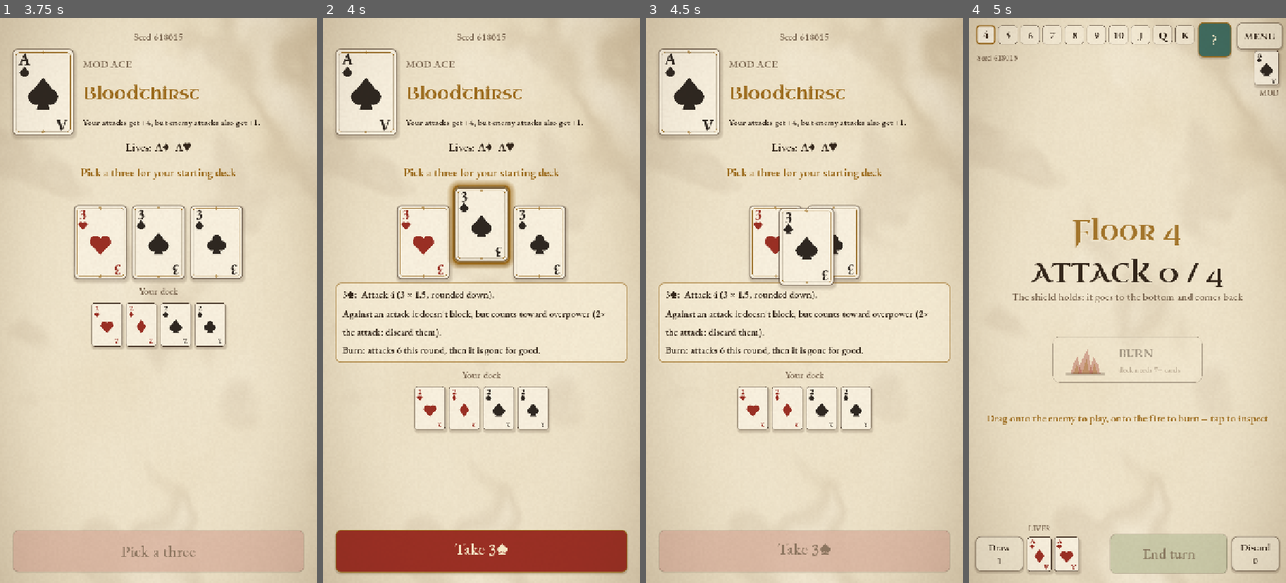
Above: before the commit, frames 1-4 (left to right).
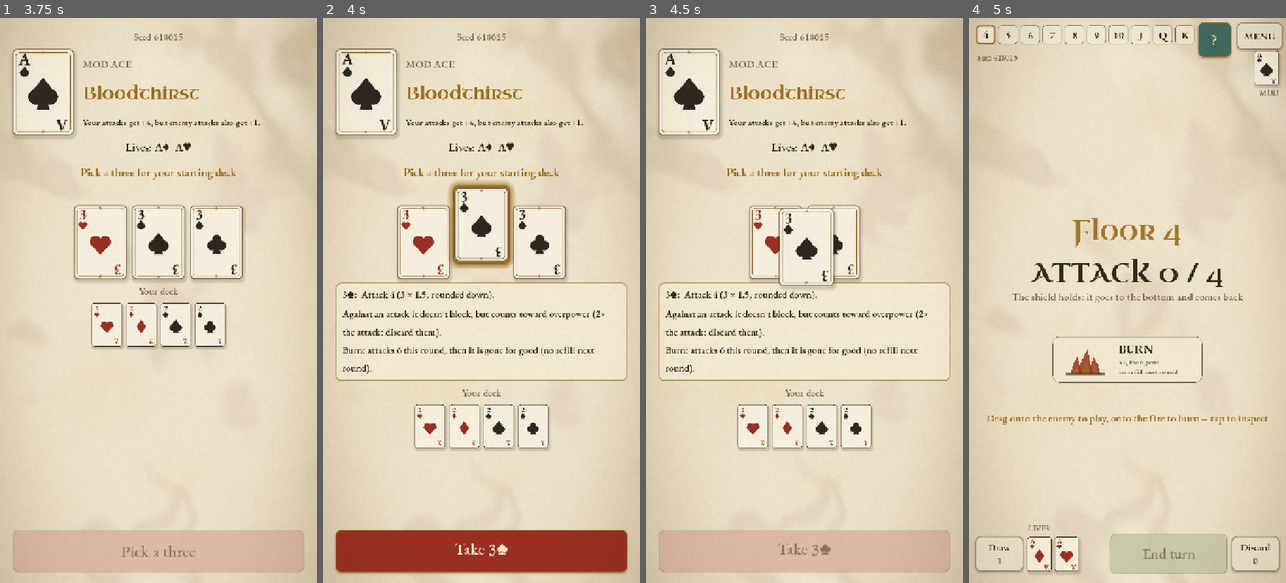
Above: after the commit, the same moments.

Repository: Tegeltorn/RogueCards
Game: Godot game, scene res://ui/main.tscn
Two runs of this game, one before a commit and one after it. Both use one fixed random seed, a clock stepped at 60 frames per second and the inputs below.
Inputs (mouse positions are in pixels of both pictures, inside the frame that each line leads up to):
- Up to frame 1 (3.75 s): click (126, 390) at 0.52 s; type "12" at 0.6 s; click "New run" at 1.25 s; drag from (44, 91) to (190, 176) at 2.02 s; drag from (101, 244) to (142, 413) at 2.77 s; move the mouse to (158, 244) at 3.52 s; click (158, 244) at 3.67 s
- Up to frame 2 (4 s): no input
- Up to frame 3 (4.5 s): click "Take 3♠" at 4.25 s
- Up to frame 4 (5 s): no input

Frame 1 is identical in both runs. In frame 2, 2.4% of the frame differs, in the area x 4-96%, y 58-77%; in frame 3, 2.5%, in the area x 4-96%, y 33-77%; in frame 4, 0.7%.

Commit message:
Burn as a real choice: unlimited, price is no refill; face cards take tribute
- Burn any number of cards per round while the deck has at least
  burn_min_deck (5) cards, so it is available from the start. The price:
  after a round you burned in, your hand is not refilled (burn_no_refill).
- Face cards demand tribute: hand of face_hand_size (3) on the Jack, Queen
  and King floors (was only the kings). deck_min back to 4 (♣ removal).
- perfect_draw back to 1 to land in the band.

Decision space (first look at each hand, 1200 runs): rounds without a real
choice (no way, or only one way, to beat the enemy card) drop from 45 % to
17 %; burn is possible in 95 % of rounds. Bot win rate 20.7 % (5000 runs),
2.2 % stuck.

UI: fire caption shows the price, "No new cards" when the refill is
skipped; help, tooltips and RULES.md updated. Save version 3.

Co-Authored-By: Claude Opus 5.5 <noreply@anthropic.com>
Claude-Session: https://claude.ai/code/session_01HcWJPxZcaeGWojSJhm7n2g

Diff:
--- a/config/balance.json
+++ b/config/balance.json
@@ -4,14 +4,14 @@
   "start_pick_offer": 3,
   "start_pick_take": 1,
   "hand_size": 4,
-  "boss_hand_size": 3,
+  "face_hand_size": 3,
   "keep_hand": true,
   "retain": 1,
   "deck_cap": 0,
   "reward_optional": true,
   "free_discard": false,
   "min_draw": 0,
-  "deck_min": 6,
+  "deck_min": 4,
   "lives": 2,
   "graded_threshold": 4,
   "failed_attack_returns": true,
@@ -19,9 +19,11 @@
   "club_pair_bonus": 1,
   "overpower_multiplier": 2,
   "overpower_draw": 0,
-  "perfect_draw": 0,
+  "perfect_draw": 1,
   "burn_mode": "double",
-  "burn_limit": 1,
+  "burn_limit": 0,
+  "burn_min_deck": 5,
+  "burn_no_refill": true,
   "ace_value": 14,
   "ace_sac_enabled": true,
   "ace_sac_suit_effects": false,
--- a/engine/balance.gd
+++ b/engine/balance.gd
@@ -4,10 +4,10 @@
 const BALANCE_PATH := "res://config/balance.json"
 const MODS_PATH := "res://config/mods.json"
 
-const INT_KEYS := ["first_floor", "start_pick_rank", "start_pick_offer", "start_pick_take", "hand_size", "boss_hand_size", "retain", "deck_cap", "deck_min", "lives",
-	"graded_threshold", "club_pair_bonus", "overpower_multiplier", "overpower_draw", "perfect_draw", "min_draw", "ace_value", "burn_limit"]
+const INT_KEYS := ["first_floor", "start_pick_rank", "start_pick_offer", "start_pick_take", "hand_size", "face_hand_size", "retain", "deck_cap", "deck_min", "lives",
+	"graded_threshold", "club_pair_bonus", "overpower_multiplier", "overpower_draw", "perfect_draw", "min_draw", "ace_value", "burn_limit", "burn_min_deck"]
 const BOOL_KEYS := ["keep_hand", "reward_optional", "free_discard", "ace_sac_enabled", "ace_sac_suit_effects",
-	"mods_enabled", "failed_attack_returns"]
+	"mods_enabled", "failed_attack_returns", "burn_no_refill"]
 
 static var _cache: Dictionary = {}
 static var mods_path := MODS_PATH  # the simulator can point this at an alternate mods file
--- a/engine/bot.gd
+++ b/engine/bot.gd
@@ -130,7 +130,7 @@
 		return 0
 	var lim := int(e.state.balance.get("burn_limit", 0))
 	var left: int = 2 if lim <= 0 else lim - int(e.state.burns_this_round)
-	return clampi(left, 0, maxi(0, e.state.deck.size() - int(e.state.balance["deck_min"])))
+	return clampi(left, 0, maxi(0, e.state.deck.size() - int(e.state.balance.get("burn_min_deck", 0)) + 1))
 
 
 static func _deck_avg(s) -> float:
--- a/engine/engine.gd
+++ b/engine/engine.gd
@@ -29,7 +29,7 @@
 var _start: Dictionary = {}
 var _depth := 0  # > 0 while an action runs (actions calling actions are not journaled twice)
 
-const SAVE_VERSION := 2
+const SAVE_VERSION := 3
 
 
 # ---------------------------------------------------------------- setup
@@ -155,6 +155,7 @@
 	state.played = []
 	state.retained = []
 	state.carry_shield = 0
+	state.skip_refill = false
 	_emit(Ev.FLOOR_STARTED, {"floor": state.floor_num, "count": state.enemy_pile.size()})
 	_next_round()
 
@@ -178,10 +179,16 @@
 	if not keep_hand():
 		state.hand = state.retained
 	state.retained = []
-	var limit := int(state.balance["boss_hand_size"] if state.is_boss() else state.balance["hand_size"])
+	# The face cards (Jack, Queen, King floors) demand tribute: a smaller hand.
+	var limit := int(state.balance["face_hand_size"] if state.floor_num >= 11 else state.balance["hand_size"])
 	# Draw up to the hand size, but always at least `min_draw` cards.
 	var to_draw := maxi(limit - state.hand.size(), int(state.balance.get("min_draw", 0))) + state.bonus_draw
 	state.bonus_draw = 0
+	if state.skip_refill:
+		# You burned last round: no new cards this time.
+		state.skip_refill = false
+		to_draw = 0
+		_emit(Ev.REFILL_SKIPPED, {"hand": state.hand.size()})
 	for i in to_draw:
 		var d = _draw_one()
 		if d == null:
@@ -442,15 +449,16 @@
 
 ## Burn: a card from your hand burns up and leaves your deck for good. This round it counts as
 ## double its rank in its own colour ("double") or as its rank in the other colour ("swap"),
-## with no suit effects. At most `burn_limit` per round (0 = no limit); the deck never shrinks
-## below `deck_min`.
+## with no suit effects. At most `burn_limit` per round (0 = no limit), only while the deck has at
+## least `burn_min_deck` cards. With `burn_no_refill`, a round you burned in means no hand refill
+## at the start of the next round.
 func can_burn(c = null) -> bool:
 	if state.phase != Phase.PLAY or burn_mode() == "off":
 		return false
 	var lim := int(state.balance.get("burn_limit", 0))
 	if lim > 0 and state.burns_this_round >= lim:
 		return false
-	if state.deck.size() <= int(state.balance["deck_min"]):
+	if state.deck.size() < int(state.balance.get("burn_min_deck", 0)):
 		return false
 	return c == null or state.hand.has(c)
 
@@ -469,6 +477,8 @@
 	state.played.append(c)
 	state.burns_this_round += 1
 	state.burned_total += 1
+	if bool(state.balance.get("burn_no_refill", false)):
+		state.skip_refill = true
 	_emit(Ev.CARD_BURNED, {"card": c.label(), "id": c.id, "value": burn_value(c),
 		"colour": "red" if counts_red(c) else "black", "deck": state.deck.size()})
 	_draw_now(_check_overpower())
--- a/engine/events.gd
+++ b/engine/events.gd
@@ -14,6 +14,7 @@
 const PERFECT := "perfect"
 const CARD_DISCARDED := "card_discarded"
 const CARD_BURNED := "card_burned"
+const REFILL_SKIPPED := "refill_skipped"
 const OVERPOWER := "overpower"
 const ACE_SACRIFICED := "ace_sacrificed"
 const BLOCKED := "blocked"
@@ -63,6 +64,7 @@
 		CARDS_PLAYED: return "Played %s" % ", ".join(e.get("cards", []))
 		PERFECT: return "Perfect %s! +%d card next hand" % [e.get("kind", ""), e.get("draw", 1)]
 		CARD_DISCARDED: return "Discarded %s" % e.get("card", "")
+		REFILL_SKIPPED: return "No new cards this round (you burned a card)"
 		CARD_BURNED: return "Burned %s: counts %d as %s, gone for good (deck %d)" % [e.get("card", ""), e.get("value", 0),
 			"block" if e.get("colour") == "red" else "attack", e.get("deck", 0)]
 		OVERPOWER: return "Overpower! %d vs attack %d: %s discarded, draw 1" % [e.get("attack", 0), e.get("enemy", 0), ", ".join(e.get("cards", []))]
--- a/engine/game_state.gd
+++ b/engine/game_state.gd
@@ -41,6 +41,7 @@
 var setup_picks: int = 0     # how many of setup_options may still be taken
 var reward: Dictionary = {}  # {suit, heal, picks, reveal, remove, options:[Card]}
 var burns_this_round: int = 0
+var skip_refill := false   # burned last round: no hand refill this round
 var burned_total: int = 0
 
 var next_id: int = 1
--- a/tests/test_combat.gd
+++ b/tests/test_combat.gd
@@ -306,16 +306,33 @@
 
 
 func test_burn_limits() -> void:
-	var e := scenario(["2S", "3S", "4S"], ["9H"], {"burn_mode": "double", "burn_limit": 1, "deck_min": 4}, {"pile": ["5S"]})
+	var e := scenario(["2S", "3S", "4S"], ["9H"], {"burn_mode": "double", "burn_limit": 1, "burn_min_deck": 5}, {"pile": ["5S"]})
 	e.state.deck += cards(e, ["2C", "2D"])  # 5 cards
 	check(e.burn_card(e.state.hand[0].id), "first burn")
 	check(not e.burn_card(e.state.hand[0].id), "once per round")
-	var f := scenario(["2S", "3S"], ["9H"], {"burn_mode": "double", "burn_limit": 0, "deck_min": 4}, {"pile": ["5S"]})
-	f.state.deck += cards(f, ["2C", "2D"])  # 4 cards: at the minimum
-	check(not f.can_burn(), "the deck never shrinks below deck_min")
+	var f := scenario(["2S", "3S"], ["9H"], {"burn_mode": "double", "burn_limit": 0, "burn_min_deck": 5}, {"pile": ["5S"]})
+	f.state.deck += cards(f, ["2C", "2D"])  # 4 cards
+	check(not f.can_burn(), "needs burn_min_deck cards in the deck")
+	var u := scenario(["2S", "3S", "4S"], ["9H"], {"burn_mode": "double", "burn_limit": 0, "burn_min_deck": 5}, {"pile": ["5S"]})
+	u.state.deck += cards(u, ["2C", "2D", "2H"])  # 6 cards
+	check(u.burn_card(u.state.hand[0].id), "burn 1 (deck 6 -> 5)")
+	check(u.burn_card(u.state.hand[0].id), "burn 2 (deck 5 -> 4): no per-round limit")
+	check(not u.can_burn(), "deck 4: no more")
 	var g := scenario(["2S"], ["9H"], {"burn_mode": "off"}, {"pile": ["5S"]})
 	g.state.deck += cards(g, ["2C", "2D", "2H", "2S"])
 	check(not g.burn_card(g.state.hand[0].id), "burning off")
+
+
+func test_burn_skips_next_refill() -> void:
+	var e := scenario(["7H", "2S", "3S"], ["12S"], {"burn_mode": "double", "burn_no_refill": true, "hand_size": 4}, {"pile": ["5S", "6S"]})
+	e.state.deck += cards(e, ["2C", "2D", "2H", "2S"])
+	e.state.draw_pile = cards(e, ["9D", "9H", "8D"])
+	e.burn_card(e.state.hand[0].id)
+	e.resolve()
+	check(has_event(e, Ev.REFILL_SKIPPED), "refill skipped")
+	eq(e.state.hand.size(), 2, "only the two kept cards")
+	e.resolve()
+	eq(e.state.hand.size(), 4, "refilled again the round after")
 
 
 func test_burned_card_sets_the_reward() -> void:
--- a/tests/test_mods.gd
+++ b/tests/test_mods.gd
@@ -23,6 +23,15 @@
 	for f in range(4, 14):
 		e._start_floor(f)
 		eq(e.state.enemy_pile.size() + e.state.current.size(), 4, "floor %d has 4 enemy cards" % f)
+
+
+func test_face_hand_size() -> void:
+	var e := scenario([], ["4S"])
+	e.state.deck = cards(e, ["2H", "2D", "2S", "2C", "5C"])
+	e._start_floor(10)
+	eq(e.state.hand.size(), 4, "floor 10: full hand")
+	e._start_floor(11)
+	eq(e.state.hand.size(), 3, "Jacks demand tribute: 3 cards")
 
 
 func test_boss_hand_size() -> void:
--- a/ui/screens/combat.gd
+++ b/ui/screens/combat.gd
@@ -96,8 +96,8 @@
 			draw_colored_polygon(inner, Color(Style.GOLD, 0.9 * a))
 		draw_line(Vector2(base.x - size.y * 0.42, base.y + 2), Vector2(base.x + size.y * 0.42, base.y + 2), Color(Style.INK, 0.6 * a), 4, true)
 		var tc := Style.GOLD if hot else Color(Style.WHITE, a)
-		draw_string(font, Vector2(size.x * 0.44, size.y * 0.45), "BURN", HORIZONTAL_ALIGNMENT_LEFT, size.x * 0.54, 26, tc)
-		draw_string(font, Vector2(size.x * 0.44, size.y * 0.78), caption, HORIZONTAL_ALIGNMENT_LEFT, size.x * 0.54, 17, Color(Style.MUTED, a))
+		draw_string(font, Vector2(size.x * 0.44, size.y * 0.36), "BURN", HORIZONTAL_ALIGNMENT_LEFT, size.x * 0.54, 26, tc)
+		draw_multiline_string(font, Vector2(size.x * 0.44, size.y * 0.6), caption, HORIZONTAL_ALIGNMENT_LEFT, size.x * 0.54, 16, 2, Color(Style.MUTED, a))
 
 
 var main
@@ -600,9 +600,11 @@
 		return
 	_fire.active = _e.can_burn()
 	if _fire.active:
-		_fire.caption = "x2, then gone for good" if _e.burn_mode() == "double" else "other colour, gone for good"
-	elif s.deck.size() <= int(s.balance["deck_min"]):
-		_fire.caption = "deck needs %d+ cards" % (int(s.balance["deck_min"]) + 1)
+		_fire.caption = "x2, then gone" if _e.burn_mode() == "double" else "other colour, then gone"
+		if bool(s.balance.get("burn_no_refill", false)):
+			_fire.caption += "\nno refill next round"
+	elif s.deck.size() < int(s.balance.get("burn_min_deck", 0)):
+		_fire.caption = "deck needs %d+ cards" % int(s.balance["burn_min_deck"])
 	else:
 		_fire.caption = "used this round"
 
@@ -1027,6 +1029,9 @@
 					any = true
 			_layout_hand()
 			return 0.3 if any else 0.15
+		Ev.REFILL_SKIPPED:
+			main.toast("NO NEW CARDS", Style.MUTED, 680, 40)
+			return 0.35
 		Ev.CARD_BURNED:
 			# Dragged cards are already burning; burned another way (tests, bot) they burn here.
 			if _hand_views.has(ev["id"]):
--- a/ui/screens/help.gd
+++ b/ui/screens/help.gd
@@ -28,6 +28,10 @@
 	return "\n".join(lines)
 
 
+static func _no_refill(b: Dictionary) -> String:
+	return " (no refill next round)" if bool(b.get("burn_no_refill", false)) else ""
+
+
 ## What overpowering does with the current balance.
 static func _overpower_effect(b: Dictionary) -> String:
 	var n := int(b.get("overpower_draw", 0))
@@ -38,9 +42,9 @@
 static func burn_text(b: Dictionary, c) -> String:
 	match str(b.get("burn_mode", "off")):
 		"double":
-			return "Burn: %s %d this round, then it is gone for good." % ["blocks" if c.base_red() else "attacks", c.rank * 2]
+			return "Burn: %s %d this round, then it is gone for good%s." % ["blocks" if c.base_red() else "attacks", c.rank * 2, _no_refill(b)]
 		"swap":
-			return "Burn: %s %d this round, then it is gone for good." % ["attacks" if c.base_red() else "blocks", c.rank]
+			return "Burn: %s %d this round, then it is gone for good%s." % ["attacks" if c.base_red() else "blocks", c.rank, _no_refill(b)]
 	return ""
 
 
@@ -152,7 +156,7 @@
 	lines.append("")
 	lines.append("%s  The suit of your last card that counted against the floor's final enemy card decides: ♠ pick any beaten card · ♣ reveal 2, take 1, remove 1 · ♥ heal a life · ♦ reveal 2, take both. %s" % [H % "REWARDS",
 		("You may decline any card to keep your deck lean." if int(b["deck_cap"]) <= 0 else "Your deck holds up to %d cards; when it is full you swap or decline." % int(b["deck_cap"]))])
-	lines.append("%s  Every floor has 4 enemy cards: %d up to Queen, then the four kings (%d cards in hand). Tap the ace at the top to see your mod." % [H % "THE ROAD", int(b.get("first_floor", 4)), int(b["boss_hand_size"])])
+	lines.append("%s  Every floor has 4 enemy cards: %d up to Queen, then the four kings. The face cards (Jack, Queen, King) demand tribute: only %d cards in hand. Tap the ace at the top to see your mod." % [H % "THE ROAD", int(b.get("first_floor", 4)), int(b["face_hand_size"])])
 	var txt := "\n".join(lines)
 	var v := VBoxContainer.new()
 	var scroll := ScrollContainer.new()
@@ -166,8 +170,11 @@
 
 static func _burn_limits(b: Dictionary) -> String:
 	var lim := int(b.get("burn_limit", 0))
-	return ("Once per round. " if lim == 1 else ("Up to %d per round. " % lim if lim > 1 else "")) \
-		+ "Your deck never goes below %d cards." % int(b["deck_min"])
+	var t := ("Once per round. " if lim == 1 else ("Up to %d per round. " % lim if lim > 1 else "As many as you like. "))
+	t += "Only while your deck has %d or more cards." % int(b.get("burn_min_deck", 0))
+	if bool(b.get("burn_no_refill", false)):
+		t += " The price: after a round you burned in, your hand is not refilled."
+	return t
 
 
 ## Lives overlay: remaining and lost aces, and the sacrifice buttons.
Not shown, changed: CLAUDE.md
Not shown, changed: RULES.md
